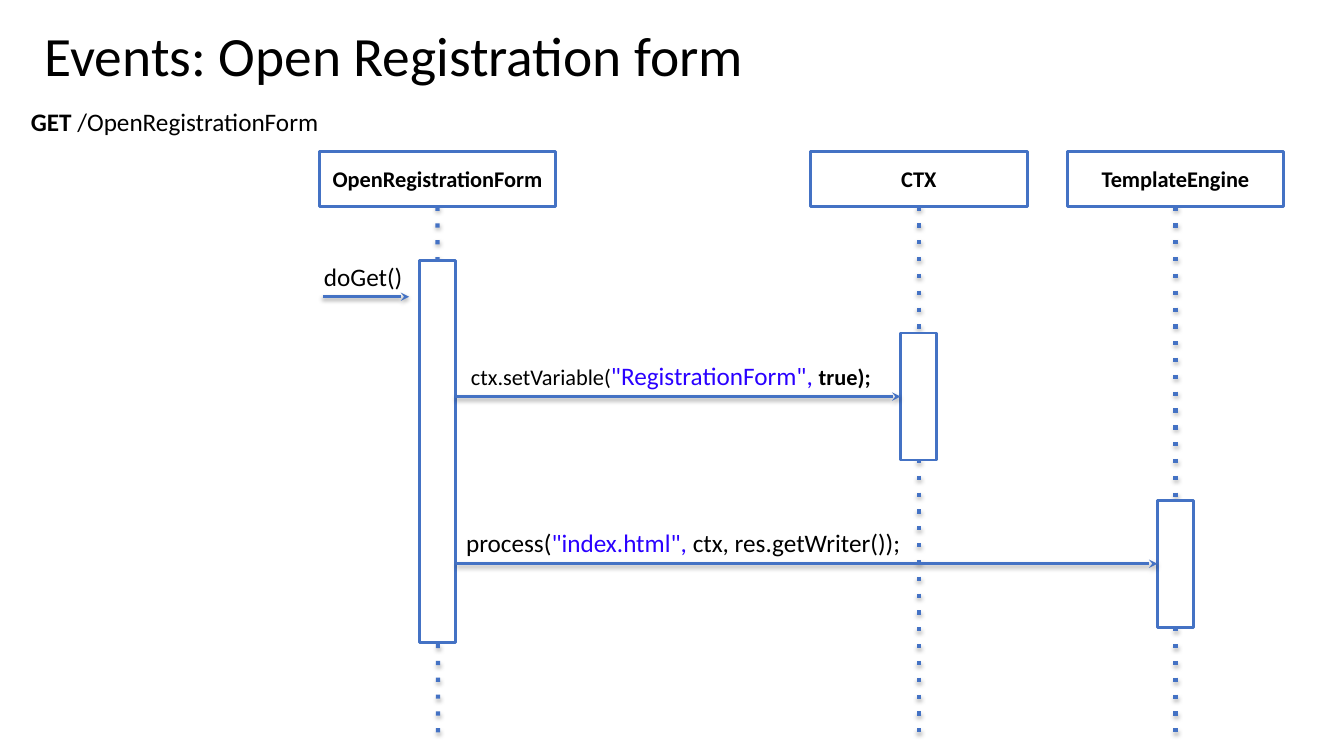
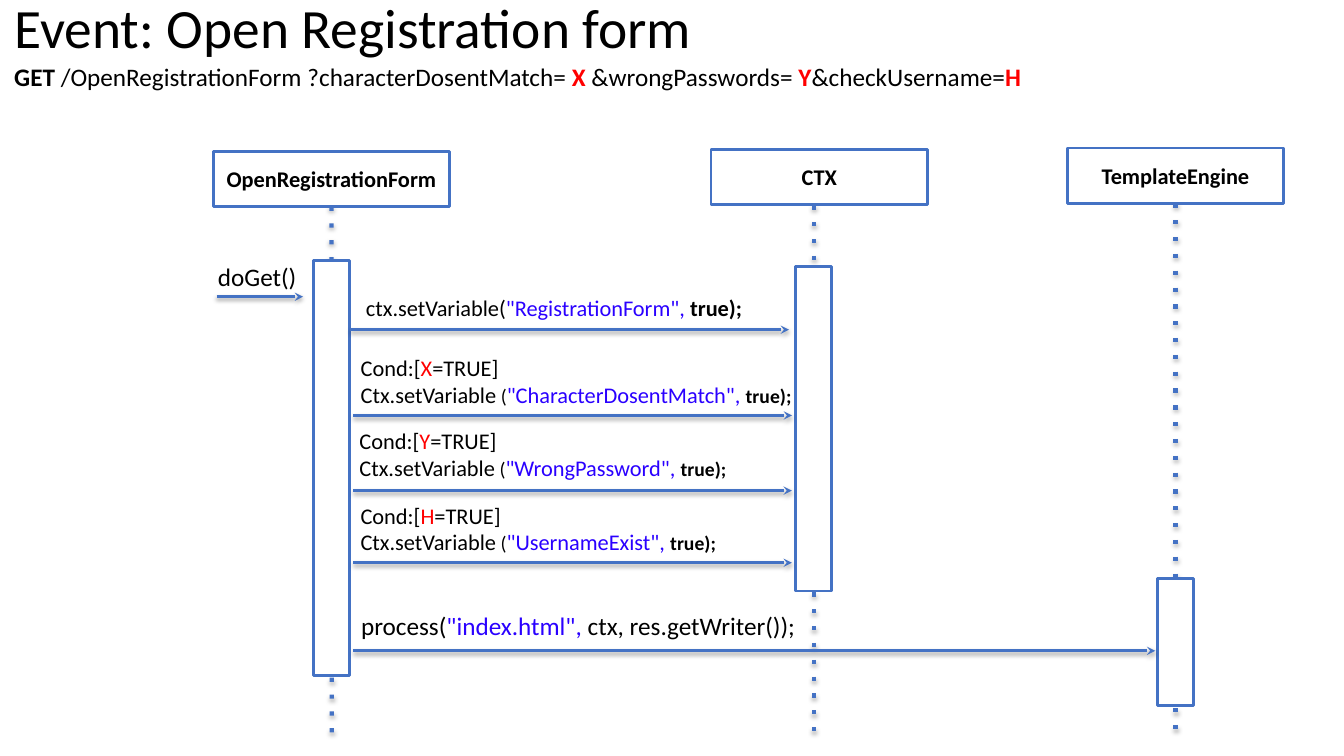
Before and after one commit to Giulsmoon/TecnologiePerIlWeb_Project1, a slide deck: slide 17 of Presentazioni Powerpoint/Progetto1_versione_PURE_HTML.pptx (slide 19 before the commit). Drawn at 1344x756 pixels with LibreOffice and Linux fonts; fonts in the diff are those of the drawing. Boxes give left, top, right and bottom in pixels: in the first picture for what was removed or moved away, otherwise in the second. Text is boxed around its words. In the diff, an @@ line names an element or a change of style, - is before the commit and + after.

Commit message:
Cleaning import, added index registration done, pptx

```diff
--- a/Presentazioni Powerpoint/Progetto1_versione_PURE_HTML.pptx
+++ b/Presentazioni Powerpoint/Progetto1_versione_PURE_HTML.pptx
@@ title at (14,9,691,58): text changed @@
-Events: Open Registration form
+Event: Open Registration form
@@ text at (14,68,1021,91): text changed @@
-GET /OpenRegistrationForm
+GET /OpenRegistrationForm ?characterDosentMatch= X &wrongPasswords= Y&checkUsername=H
@@ rectangle "CTX": place and size @@
-rectangle "CTX" at (811,151,1027,207)
+rectangle "CTX" at (711,149,928,205)
@@ 2 lines, 1 rectangle, 1 text, 1 arrow: place and size @@
-2 lines, 1 rectangle, 1 text, 1 arrow at (320,151,920,736)
+2 lines, 1 rectangle, 1 text, 1 arrow at (214,151,814,736)
@@ line moved from (1176, 207) - (1176, 736) to (1176, 204) - (1176, 733) @@
@@ rectangle: place and size @@
-rectangle at (419,260,456,643)
+rectangle at (314,260,350,676)
@@ rectangle: place and size @@
-rectangle at (900,333,937,460)
+rectangle at (796,266,832,591)
@@ text "ctx.setVariable("RegistrationForm", true);": place and size @@
-text "ctx.setVariable("RegistrationForm", true);" at (471,367,871,390)
+text "ctx.setVariable("RegistrationForm", true);" at (366,299,742,320)
@@ text "ctx.setVariable("RegistrationForm", true);" at (366,299,742,320): size 18 to 16 pt in "ctx.setVariable("RegistrationForm"," @@
@@ arrow moved from (456, 396) - (900, 396) to (351, 330) - (789, 330) @@
@@ text added at (361,359,792,406), 16 pt, text #000000 @@
+Cond:[X=TRUE]
+Ctx.setVariable ("CharacterDosentMatch", true);
@@ arrow added from (354, 415) to (792, 415), #4472C4 2 pt @@
@@ text added at (359,432,727,480), 16 pt, text #000000 @@
+Cond:[Y=TRUE]
+Ctx.setVariable ("WrongPassword", true);
@@ arrow added from (353, 491) to (792, 491), #4472C4 2 pt @@
@@ text added at (361,507,716,553), 16 pt, text #000000 @@
+Cond:[H=TRUE]
+Ctx.setVariable ("UsernameExist", true);
@@ arrow added from (353, 563) to (792, 563), #4472C4 2 pt @@
@@ rectangle: place and size @@
-rectangle at (1157,500,1194,627)
+rectangle at (1157,579,1194,706)
@@ text "process("index.html", ctx, res.getWriter());": place and size @@
-text "process("index.html", ctx, res.getWriter());" at (466,533,900,557)
+text "process("index.html", ctx, res.getWriter());" at (361,616,795,640)
@@ arrow moved from (457, 564) - (1157, 564) to (353, 651) - (1155, 651) @@
```
Also in this commit, not shown: 17 other slides changed, 2 slides added, 27 other files.
